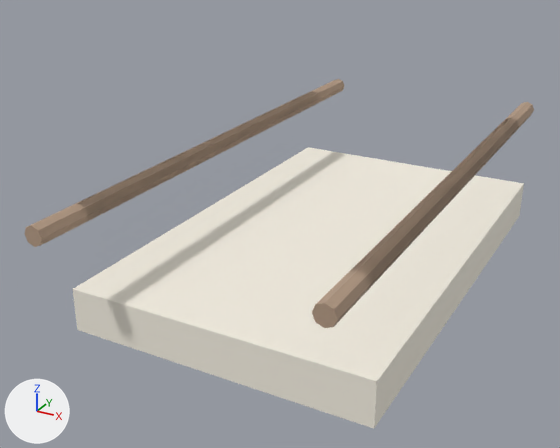
Two versions of the glTF model public/builder-assets/openlife/crib_basic.glb, one commit apart.
Before and after are seen from a 50 mm lens placed at (1.17, -2.56, 1.68), pointed at (-0.14, -0.17, 0.49). The axes (+X, +Y, +Z) are drawn at lower left. The lights are the same throughout. The first picture is the older version. Where no turn or scale is listed for an object, it has been applied to the vertices.

In view in the first picture: 'part_00', 'part_01', 'part_02', 'part_03', 'part_04', 'part_05', 'part_06', 'part_07', 'part_08', 'part_09', 'part_10', 'part_11', 'part_12'.
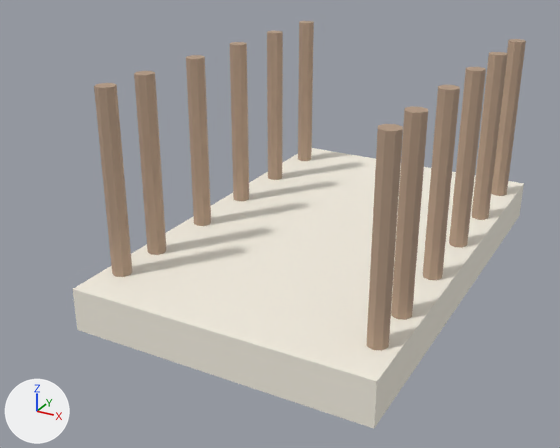
Changed parts and their boxes (x1, y1, x2, y2) in the pictures (560 x 448 px):
'part_12', moved, turned: before (312, 229, 410, 328); after (366, 124, 403, 351)
'part_06', moved, turned: before (25, 155, 188, 247); after (94, 83, 132, 277)
'part_10', moved, turned: before (392, 157, 480, 249); after (423, 85, 460, 280)
'part_11', moved, turned: before (357, 182, 455, 292); after (391, 106, 428, 320)
'part_05', moved, turned: before (79, 140, 218, 222); after (134, 71, 166, 255)
'part_04', moved, turned: before (134, 122, 256, 192); after (186, 55, 211, 226)
'part_08', moved, turned: before (455, 117, 519, 182); after (472, 52, 508, 220)
'part_09', moved, turned: before (426, 147, 489, 212); after (449, 67, 486, 248)
'part_03', moved, turned: before (184, 106, 289, 167); after (230, 42, 249, 201)
'part_07', moved, turned: before (478, 102, 534, 161); after (491, 39, 526, 196)
'part_01', moved, turned: before (264, 79, 344, 127); after (298, 21, 314, 161)
'part_02', moved, turned: before (233, 92, 318, 143); after (267, 31, 283, 180)

What the commit changed:
Object 'part_01' (ob_part_01) moves from (0.0, 0.0, 0.0) to (0.0, 1.42, 0.02).
Object 'part_01' (ob_part_01) turns from (0, 0, 0) to (90, 0, 0) degrees about x, y and z.
Object 'part_02' (ob_part_02) moves from (0.0, 0.0, 0.0) to (0.0, 1.12, 0.32).
Object 'part_02' (ob_part_02) turns from (0, 0, 0) to (90, 0, 0) degrees about x, y and z.
Object 'part_03' (ob_part_03) moves from (0.0, 0.0, 0.0) to (0.0, 0.82, 0.62).
Object 'part_03' (ob_part_03) turns from (0, 0, 0) to (90, 0, 0) degrees about x, y and z.
Object 'part_04' (ob_part_04) moves from (0.0, 0.0, 0.0) to (0.0, 0.52, 0.92).
Object 'part_04' (ob_part_04) turns from (0, 0, 0) to (90, 0, 0) degrees about x, y and z.
Object 'part_05' (ob_part_05) moves from (0.0, 0.0, 0.0) to (0.0, 0.22, 1.22).
Object 'part_05' (ob_part_05) turns from (0, 0, 0) to (90, 0, 0) degrees about x, y and z.
Object 'part_06' (ob_part_06) moves from (0.0, 0.0, 0.0) to (0.0, 0.02, 1.42).
Object 'part_06' (ob_part_06) turns from (0, 0, 0) to (90, 0, 0) degrees about x, y and z.
Object 'part_07' (ob_part_07) moves from (0.0, 0.0, 0.0) to (0.0, 1.42, 0.02).
Object 'part_07' (ob_part_07) turns from (0, 0, 0) to (90, 0, 0) degrees about x, y and z.
Object 'part_08' (ob_part_08) moves from (0.0, 0.0, 0.0) to (0.0, 1.12, 0.32).
Object 'part_08' (ob_part_08) turns from (0, 0, 0) to (90, 0, 0) degrees about x, y and z.
Object 'part_09' (ob_part_09) moves from (0.0, 0.0, 0.0) to (0.0, 0.82, 0.62).
Object 'part_09' (ob_part_09) turns from (0, 0, 0) to (90, 0, 0) degrees about x, y and z.
Object 'part_10' (ob_part_10) moves from (0.0, 0.0, 0.0) to (0.0, 0.52, 0.92).
Object 'part_10' (ob_part_10) turns from (0, 0, 0) to (90, 0, 0) degrees about x, y and z.
Object 'part_11' (ob_part_11) moves from (0.0, 0.0, 0.0) to (0.0, 0.22, 1.22).
Object 'part_11' (ob_part_11) turns from (0, 0, 0) to (90, 0, 0) degrees about x, y and z.
Object 'part_12' (ob_part_12) moves from (0.0, 0.0, 0.0) to (0.0, 0.02, 1.42).
Object 'part_12' (ob_part_12) turns from (0, 0, 0) to (90, 0, 0) degrees about x, y and z.
